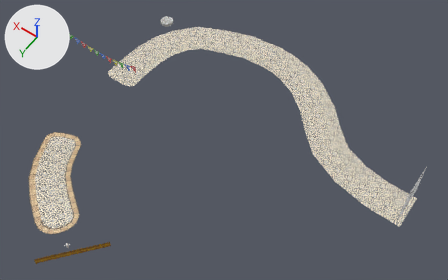
Two versions of the Blender file Blender Models/Prologue/PROA.blend, one commit apart.
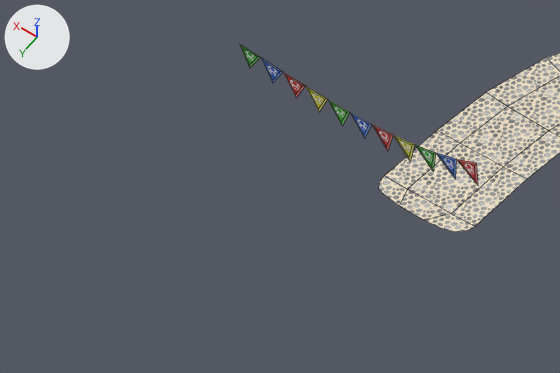
The first picture shows the older version from a camera (50 mm lens) standing at (-47.9, 31.2, 67.8) and looking at (-19.0, -9.3, 4.1). The close-ups show both versions on the part from 0% to 36% of the width and 7% to 45% of the height of that picture; other places that the commit changed are outside them. The axes (+X, +Y, +Z) are drawn at upper left. The lights are the same throughout. The close-ups show mesh edges as thin lines.
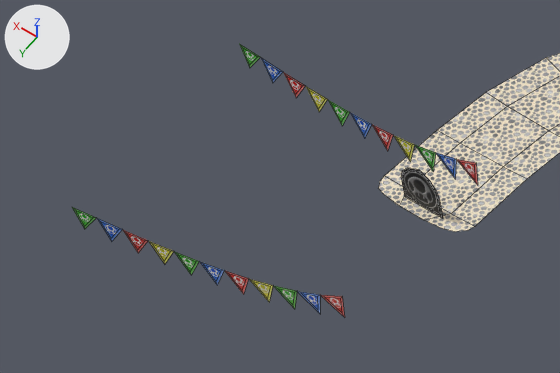
The edits, one by one:
Mesh me_plane_000 is new.
It has 66 vertices, 44 faces and spans x 0.38..11.91, y 6.33..8.85, z -4.88..-2.74.
It uses material mat_miniflag_png (picture img_miniflag_png).
Object 'Plane.003' (ob_plane_003) is now shown.
Object 'Plane.008' (ob_plane_008) is new; it shows me_plane_000.
Its location is (-4.29, -8.7, 10.27).
Its scale is (1.0, 1.0, 1.0).

Location of each change, (x1, y1, x2, y2) in pixels of the close-ups (560 x 373 px):
'Plane.008', added
    after: (72, 207, 345, 317)
'Plane.003', shown
    after: (401, 168, 443, 218)
